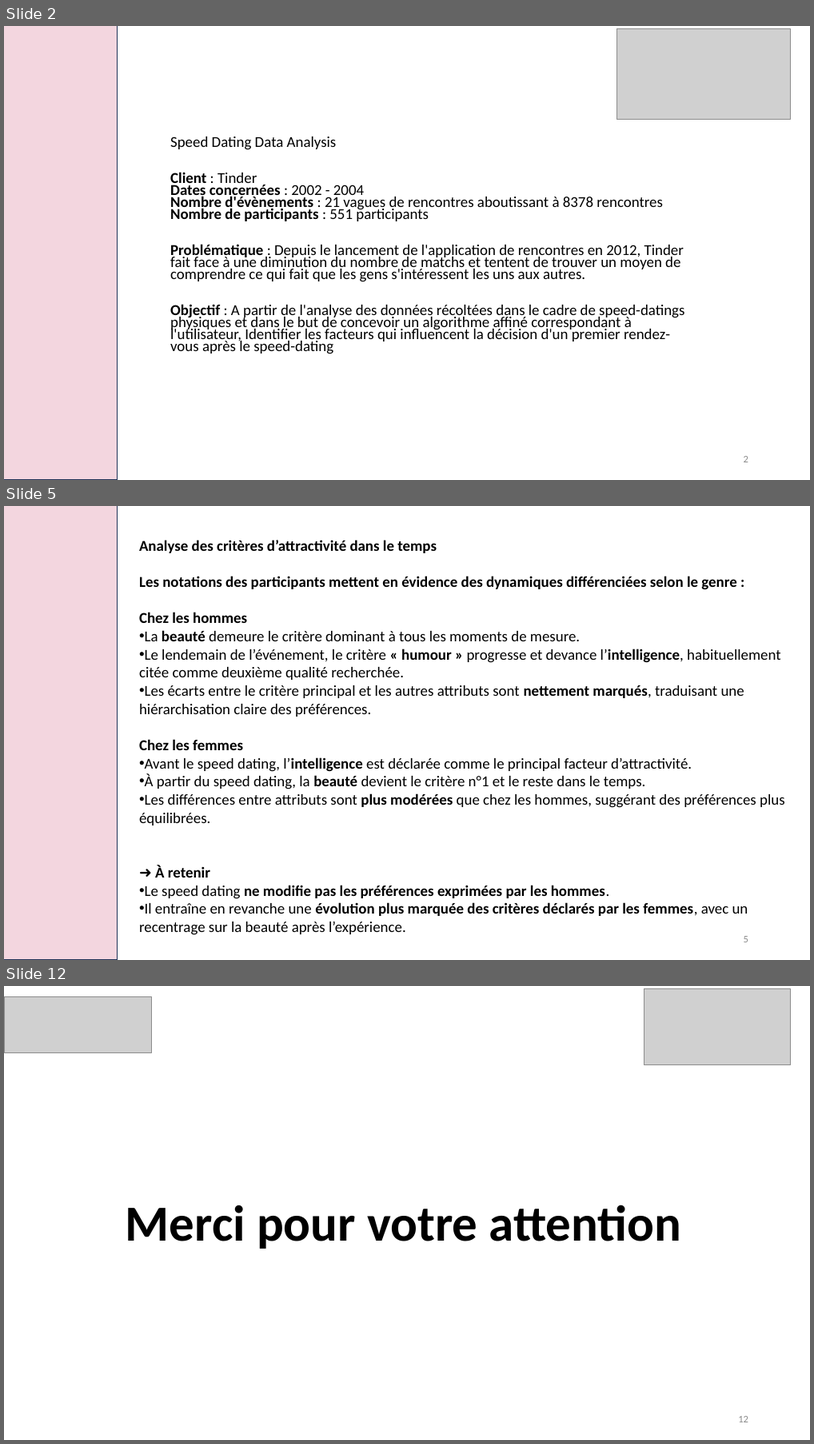
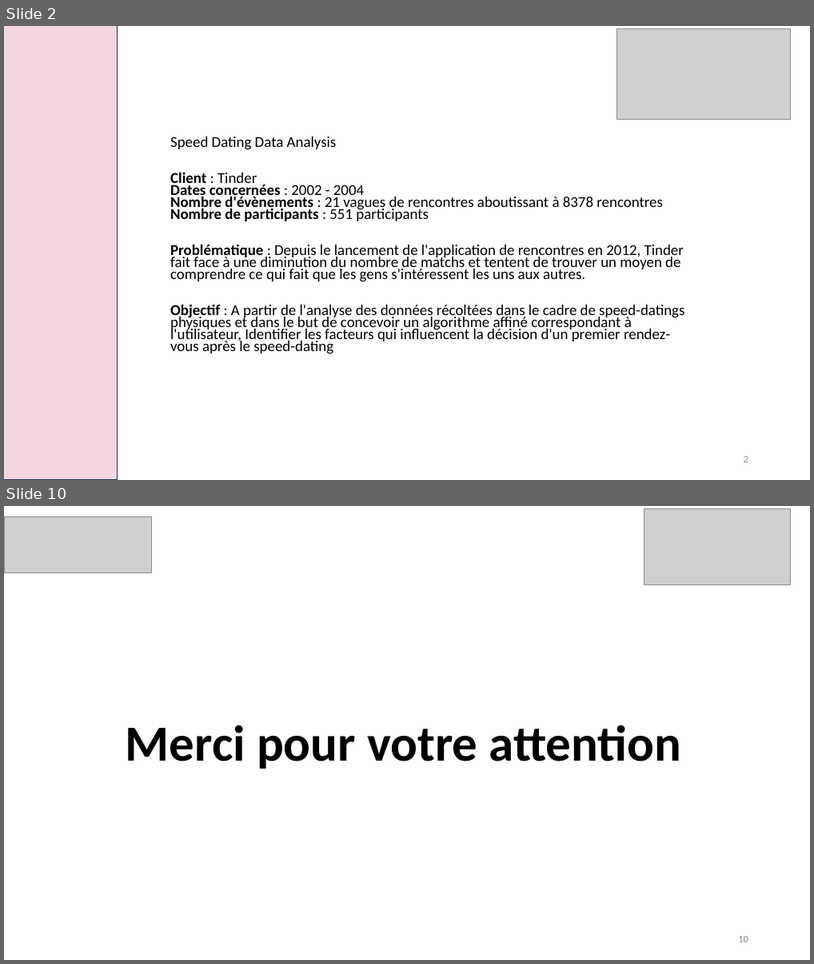
Before and after one commit to laura-lucchini/projet_speed_dating_bloc2_RNCP, a slide deck: speed_dating.pptx. Shown one above the other, each under a label of ours: slides 2, 5 and 12 before the commit, slides 2 and 10 after it; the slides between them are not shown. The pictures are 814x1444 and 814x964 pixels, drawn with LibreOffice and Linux fonts; fonts in the diff are those of the drawing; grey boxes stand for pictures. Boxes give left, top, right and bottom in pixels: in the first picture for what was removed or moved away, otherwise in the second. Text is boxed around its words. In the diff, an @@ line names an element or a change of style, - is before the commit and + after.

```diff
--- a/speed_dating.pptx
+++ b/speed_dating.pptx
@@ slide 5 removed at [4,506,810,960], background #FFFFFF @@
@@ rectangle removed at [4,506,117,960] @@
@@ text removed at [139,540,786,935] @@
-Analyse des critères d’attractivité dans le temps
-Les notations des participants mettent en évidence des dynamiques différenciées selon le genre :
-Chez les hommes
-• La beauté demeure le critère dominant à tous les moments de mesure.
-• Le lendemain de l’événement, le critère « humour » progresse et devance l’intelligence, habituellement citée comme deuxième qualité recherchée.
-• Les écarts entre le critère principal et les autres attributs sont nettement marqués, traduisant une hiérarchisation claire des préférences.
-Chez les femmes
-• Avant le speed dating, l’intelligence est déclarée comme le principal facteur d’attractivité.
-• À partir du speed dating, la beauté devient le critère n°1 et le reste dans le temps.
-• Les différences entre attributs sont plus modérées que chez les hommes, suggérant des préférences plus équilibrées.
-➜ À retenir
-• Le speed dating ne modifie pas les préférences exprimées par les hommes.
-• Il entraîne en revanche une évolution plus marquée des critères déclarés par les femmes, avec un recentrage sur la beauté après l’expérience.
@@ page number removed at [744,936,749,942] @@
-5
@@ what was slide 12 is now slide 10 @@
@@ page number at [738,936,749,942]: text changed @@
-12
+10
```
Also in this commit, not shown: 6 slides changed, 1 slide added, 2 other slides removed, 3 other files.
